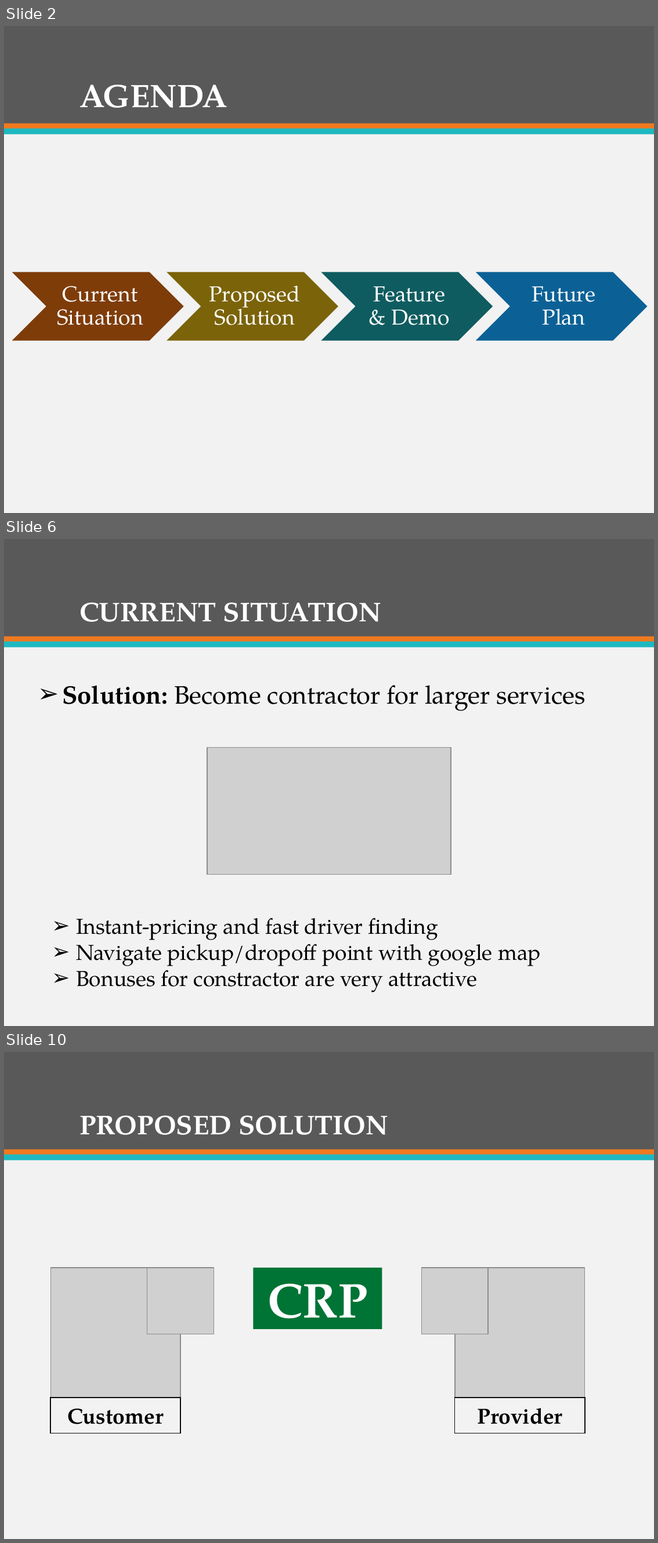
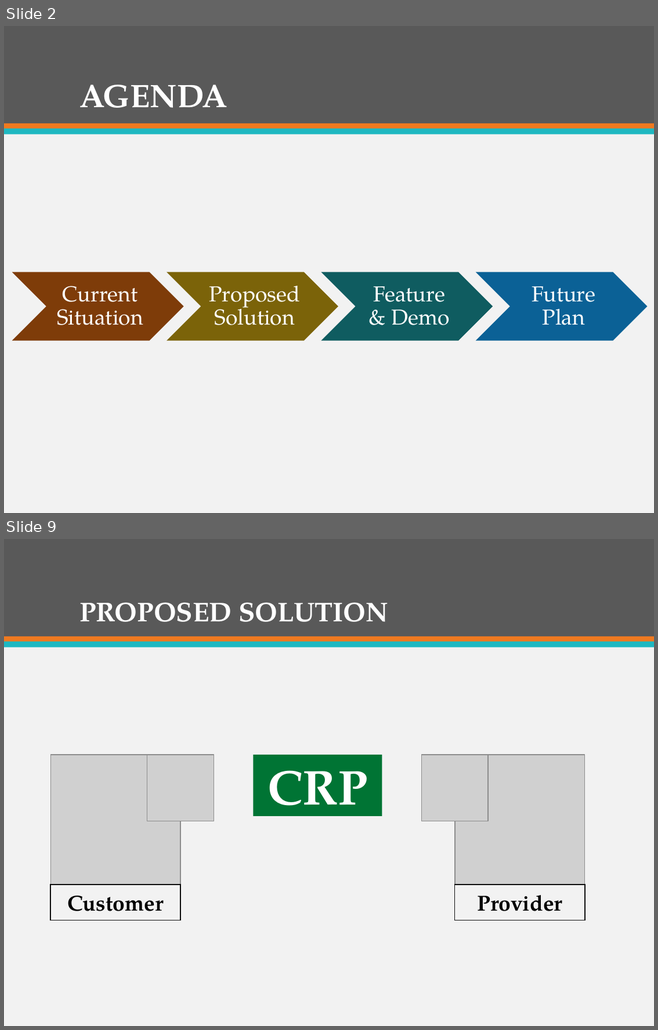
Before and after one commit to firzgard/CarRentalPortal, a slide deck: slide/CAR RENTAL PORTAL-Official.pptx. Shown one above the other, each under a label of ours: slides 2, 6 and 10 before the commit, slides 2 and 9 after it; the slides between them are not shown. The pictures are 658x1543 and 658x1030 pixels, drawn with LibreOffice and Linux fonts; fonts in the diff are those of the drawing; grey boxes stand for pictures. Boxes give left, top, right and bottom in pixels: in the first picture for what was removed or moved away, otherwise in the second. Text is boxed around its words. In the diff, an @@ line names an element or a change of style, - is before the commit and + after.

```diff
--- a/slide/CAR RENTAL PORTAL-Official.pptx
+++ b/slide/CAR RENTAL PORTAL-Official.pptx
@@ slide 6 removed at (x1=4, y1=539, x2=654, y2=1026), background #F2F2F2; not listed: 3 template elements that a slide beside it also shows @@
@@ title removed at (x1=79, y1=602, x2=381, y2=622) @@
-CURRENT SITUATION
@@ text removed at (x1=62, y1=685, x2=585, y2=711) @@
-➢ Solution: Become contractor for larger services
@@ picture removed at (x1=206, y1=748, x2=450, y2=874) @@
@@ text removed at (x1=76, y1=918, x2=540, y2=993) @@
-➢ Instant-pricing and fast driver finding
-➢ Navigate pickup/dropoff point with google map
-➢ Bonuses for constractor are very attractive
@@ what was slide 10 is now slide 9 @@
```
Also in this commit, not shown: 10 slides changed, 5 slides added, 5 other slides removed.
